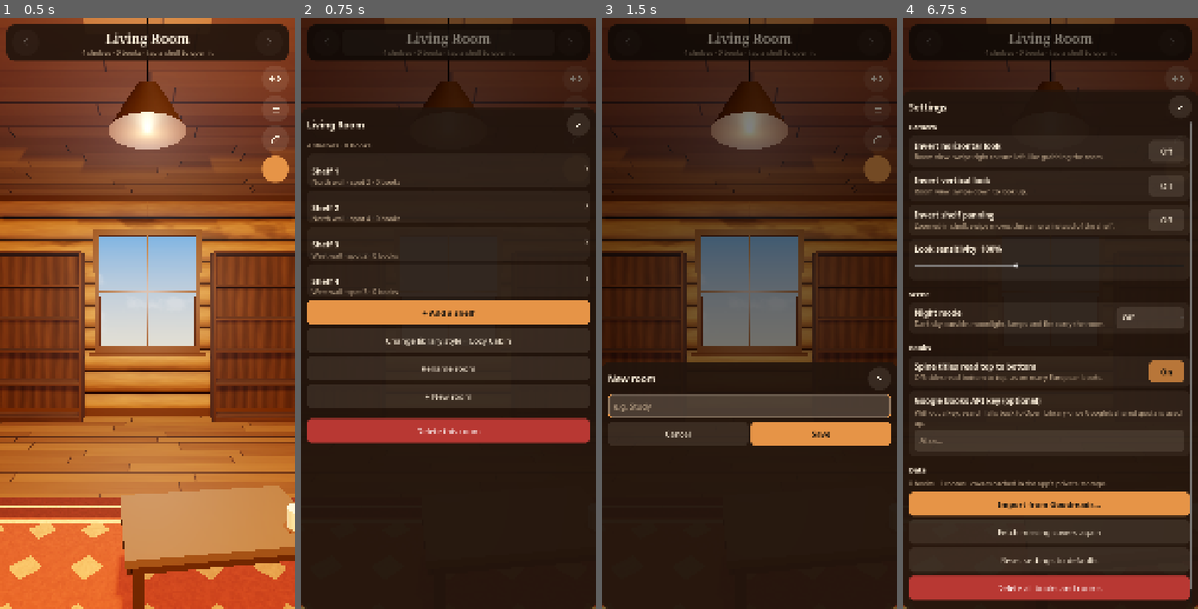
Above: before the commit, frames 1-4 (left to right).
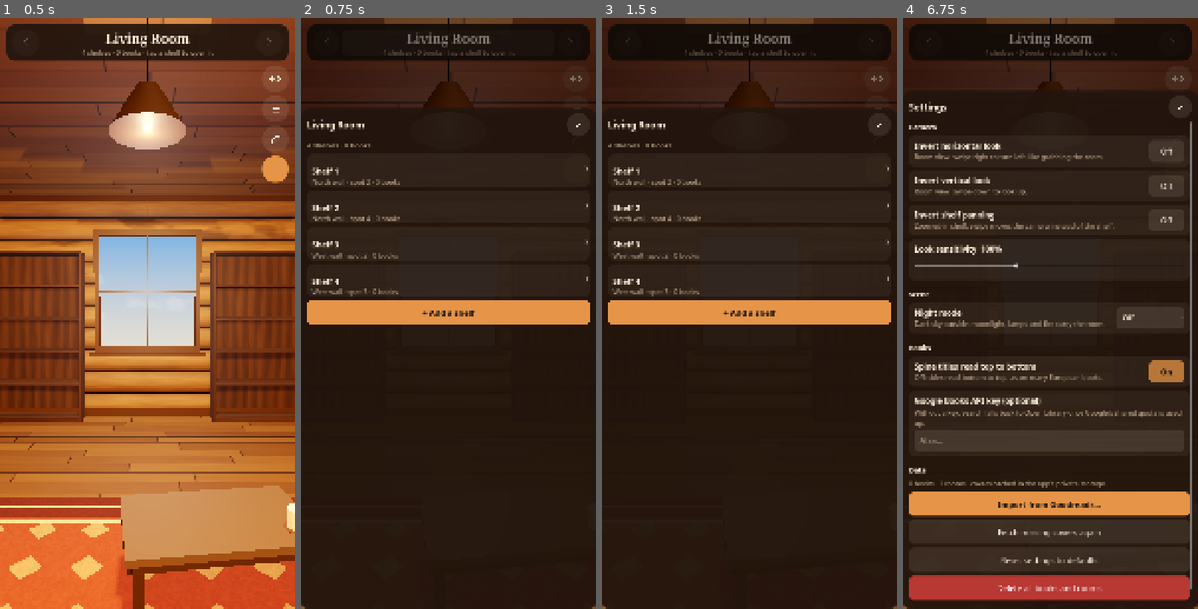
Above: after the commit, the same moments.

Repository: TheGoobsy/shelfcontrol
Game: Godot game, scene res://scenes/main.tscn
Same seed, same stepped clock (60 frames per second), same inputs: the game is played once before the commit and once after it.
Inputs (mouse positions are in pixels of both pictures, inside the frame that each line leads up to):
- Up to frame 1 (0.5 s): no input
- Up to frame 2 (0.75 s): click (448, 41) at 0.52 s
- Up to frame 3 (1.5 s): click (749, 396) at 1.25 s, where only the run before the commit has a clickable "+ New room"
- Up to frame 4 (6.75 s): click (1177, 77) at 2.02 s; click (1177, 106) at 2.77 s; click (1177, 136) at 3.52 s; click (1177, 171) at 4.27 s; click "Title" at 5 s; click (1050, 41) at 5.77 s; click (1177, 77) at 6.52 s

Frame 1 is identical in both runs. In frame 2, 4.8% of the frame differs, in the area x 2-98%, y 53-72%; in frame 3, 31%, in the area x 0-100%, y 15-73%; in frame 4, less than 0.1%.
Error after the commit: Invalid call. Nonexistent function 'room_type' in base 'Node (styles.gd)'. (res://scripts/ui/dialogs.gd:548)

Commit message:
Flames travel upwards; Refresh details from the catalogue; show ISBNs
- fire.gdshader scrolled the noise downwards (QuadMesh UV y grows down).
- BookAPI.refresh_book re-fetches by ISBN, else title + author, and merges
  catalogue fields only; personal fields stay. Button in the detail sheet.
- ISBN-13 / ISBN-10 shown as a selectable line in the detail sheet.

Co-Authored-By: Claude Fable 5.1 <noreply@anthropic.com>

Diff:
--- a/scripts/book_api.gd
+++ b/scripts/book_api.gd
@@ -134,6 +134,47 @@
 		if info["title"] != "":
 			out.append(info)
 	return out
+
+## Re-fetches catalogue data for a book (by ISBN first, then title + author) and merges it in.
+## Personal fields (rating, status, review, tags, series, date read, face-out) are never touched.
+## Returns "" on success or a short reason for a toast.
+func refresh_book(id: String) -> String:
+	var b := Library.get_book(id)
+	if b.is_empty():
+		return "Book not found"
+	var info: Dictionary = {}
+	for key in ["isbn13", "isbn"]:
+		var code := str(b.get(key, "")).strip_edges()
+		if code != "":
+			info = await lookup_isbn(code)
+			if not info.is_empty():
+				break
+	if info.is_empty():
+		var q := str(b.get("title", ""))
+		var authors: Array = b.get("authors", [])
+		if not authors.is_empty():
+			q += " " + str(authors[0])
+		var results := await search(q)
+		if not results.is_empty():
+			info = results[0]
+	if info.is_empty():
+		return "Nothing found online for this book"
+	var fields := {}
+	for key in ["title", "authors", "pages", "year", "publisher", "description", "genres", "language", "avg_rating", "ratings_count", "isbn", "isbn13", "cover_url", "source"]:
+		if not info.has(key):
+			continue
+		var v = info[key]
+		var empty: bool = (typeof(v) == TYPE_STRING and str(v).strip_edges() == "") or (typeof(v) == TYPE_ARRAY and v.is_empty()) or ((typeof(v) == TYPE_INT or typeof(v) == TYPE_FLOAT) and float(v) <= 0.0)
+		if empty:
+			continue
+		if key == "genres":
+			v = Library._str_list(v, 6)
+		fields[key] = v
+	var old_cover := str(b.get("cover_url", ""))
+	Library.update_book(id, fields)
+	if str(b.get("cover_file", "")) == "" or (fields.has("cover_url") and fields["cover_url"] != old_cover):
+		request_cover(id, true)
+	return ""
 
 func lookup_isbn(isbn: String) -> Dictionary:
 	isbn = isbn.strip_edges()
--- a/scripts/ui/dialogs.gd
+++ b/scripts/ui/dialogs.gd
@@ -383,6 +383,8 @@
 		c.add_child(b)
 
 func _spec_color(spec: Dictionary) -> Color:
+	if spec.has("pbr"):
+		return spec.get("tint", Color.WHITE) * Color(0.50, 0.36, 0.26)
 	if spec.has("color"):
 		return spec["color"]
 	if spec.has("color_a"):
@@ -543,6 +545,9 @@
 	var add_shelf := hud.button("+ Add a shelf", "AccentButton")
 	add_shelf.pressed.connect(func(): _add_shelf_picker(rid))
 	c.add_child(add_shelf)
+	var type_btn := hud.button("Room type · %s" % str(Styles.room_type(str(room.get("type", "living")))["name"]))
+	type_btn.pressed.connect(func(): open_room_type(rid))
+	c.add_child(type_btn)
 	var style_btn := hud.button("Change library style · %s" % str(Styles.get_style(Library.get_style_id())["name"]))
 	style_btn.pressed.connect(open_style)
 	c.add_child(style_btn)
@@ -564,6 +569,28 @@
 			Library.remove_room(rid)
 			hud.toast("Room deleted · books are in the tray")))
 	c.add_child(del)
+
+## Furniture set for one room; the library style (materials, colours) stays the same.
+func open_room_type(rid: String) -> void:
+	var room := Library.get_room(rid)
+	var c := hud.open_sheet("Room type · %s" % str(room.get("name", "")), 0.7)
+	c.add_child(hud.label("The style sets walls, floor and shelves for the whole library. The room type picks the furniture in this room.", "MutedLabel"))
+	var current := str(room.get("type", "living"))
+	for id in Styles.room_type_ids():
+		var rt: Dictionary = Styles.room_type(id)
+		var v := VBoxContainer.new()
+		v.size_flags_horizontal = Control.SIZE_EXPAND_FILL
+		v.size_flags_vertical = Control.SIZE_SHRINK_CENTER
+		v.add_theme_constant_override("separation", 2)
+		v.add_child(_bold_label(str(rt["name"]) + ("   (current)" if id == current else ""), 32))
+		v.add_child(hud.label(str(rt.get("blurb", "")), "SubLabel"))
+		var b := _card_button(v, 130)
+		var tid := str(id)
+		b.pressed.connect(func():
+			Library.set_room_type(rid, tid)
+			hud.close_sheet()
+			hud.toast("%s is now a %s" % [str(room.get("name", "Room")), str(rt["name"]).to_lower()]))
+		c.add_child(b)
 
 func _add_shelf_picker(rid: String) -> void:
 	var c := hud.open_sheet("Add a shelf", 0.8)
@@ -693,6 +720,15 @@
 		ml.max_lines_visible = 2
 		ml.text_overrun_behavior = TextServer.OVERRUN_TRIM_ELLIPSIS
 		v.add_child(ml)
+	var codes: Array = []
+	if str(b.get("isbn13", "")) != "":
+		codes.append("ISBN-13 " + str(b["isbn13"]))
+	if str(b.get("isbn", "")) != "":
+		codes.append("ISBN-10 " + str(b["isbn"]))
+	if not codes.is_empty():
+		var cl := hud.label(" · ".join(PackedStringArray(codes)), "SmallLabel")
+		cl.selection_enabled = true
+		v.add_child(cl)
 	var rating := int(b.get("rating", 0))
 	var avg := float(b.get("avg_rating", 0.0))
 	var rating_bits: Array = []
@@ -813,6 +849,22 @@
 		hud.close_sheet()
 		hud.toast("Looking for a cover…"))
 	g.add_child(fetch)
+	var refresh := hud.button("Refresh details")
+	refresh.size_flags_horizontal = Control.SIZE_EXPAND_FILL
+	refresh.pressed.connect(func():
+		refresh.disabled = true
+		refresh.text = "Refreshing…"
+		var err: String = await BookAPI.refresh_book(id)
+		if err != "":
+			hud.toast(err)
+			if is_instance_valid(refresh):
+				refresh.disabled = false
+				refresh.text = "Refresh details"
+			return
+		hud.toast("Details updated from the catalogue")
+		if hud.is_dialog_open():
+			open_book_detail(id))
+	g.add_child(refresh)
 	var edit := hud.button("Edit details")
 	edit.size_flags_horizontal = Control.SIZE_EXPAND_FILL
 	edit.pressed.connect(func(): _edit_book(id))
--- a/shaders/fire.gdshader
+++ b/shaders/fire.gdshader
@@ -10,7 +10,8 @@
 void fragment() {
 	highp vec2 uv = UV;
 	float t = TIME * speed;
-	float n = fbm(vec2(uv.x * 3.0 + sin(t * 0.7) * 0.2, uv.y * 3.5 - t));
+	// UV y grows downwards on a QuadMesh, so adding time makes the tongues travel upwards
+	float n = fbm(vec2(uv.x * 3.0 + sin(t * 0.7) * 0.2, uv.y * 3.5 + t));
 	float bottom = uv.y;
 	float center = 1.0 - abs(uv.x - 0.5) * 2.0;
 	float shape = bottom * center;
